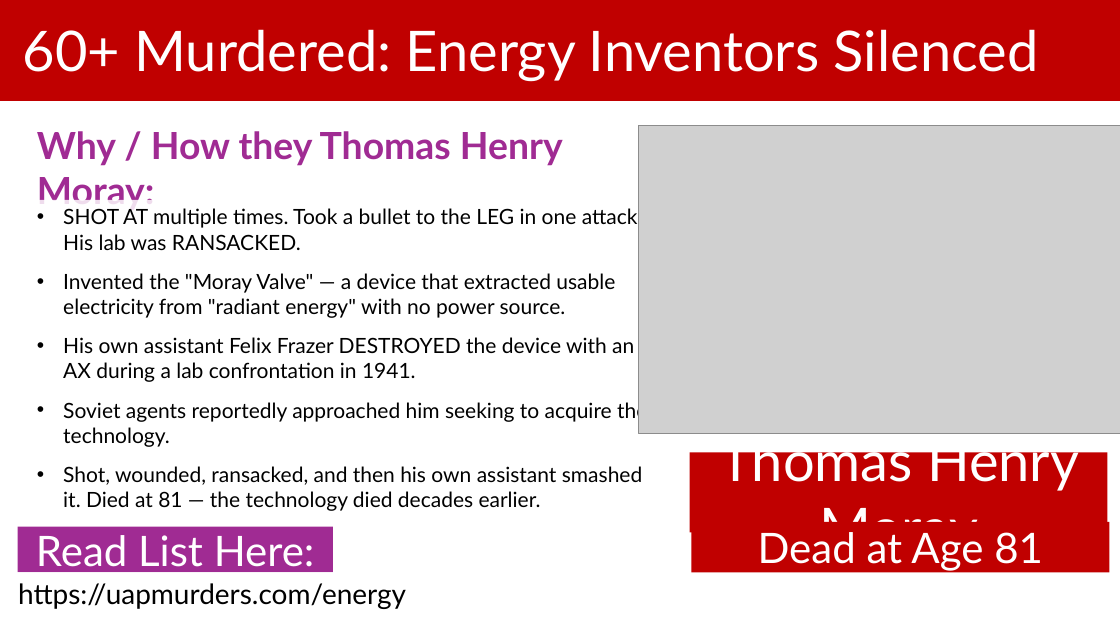
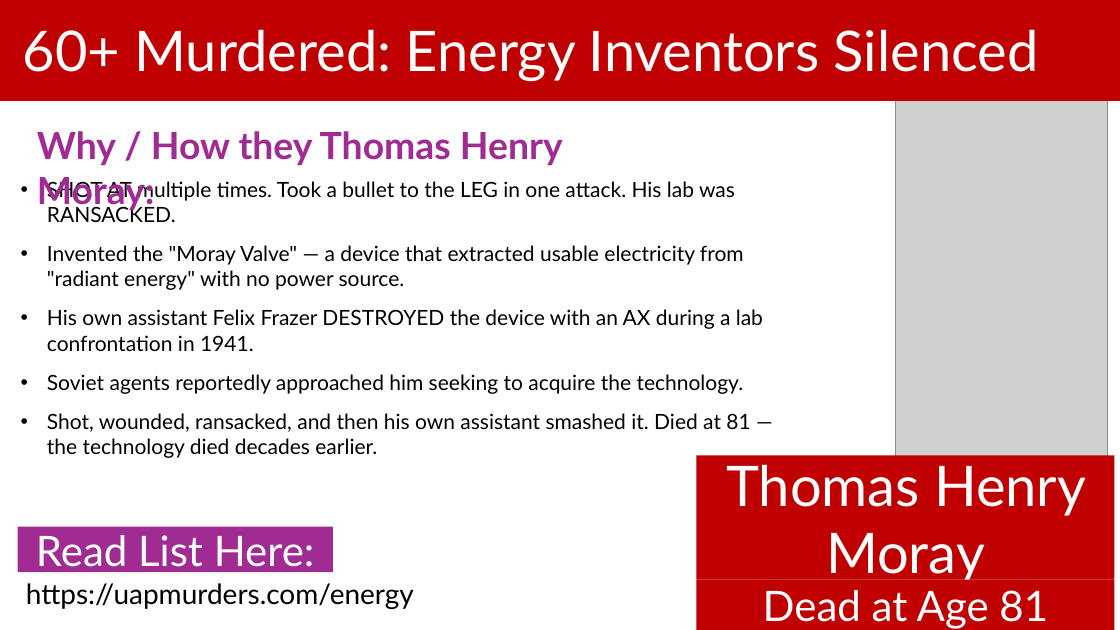
Before and after one commit to BryanStarbuck/UAP_Murder_Docus, a slide deck: slide 31 of Energy/Energy_Murders.pptx (slide 43 before the commit). Drawn at 1120x630 pixels with LibreOffice and Linux fonts; fonts in the diff are those of the drawing; grey boxes stand for pictures. Boxes give left, top, right and bottom in pixels: in the first picture for what was removed or moved away, otherwise in the second. Text is boxed around its words. In the diff, an @@ line names an element or a change of style, - is before the commit and + after.

Commit message:
Update presentation files for Energy, Physics, and UAPs investigations

```diff
--- a/Energy/Energy_Murders.pptx
+++ b/Energy/Energy_Murders.pptx
@@ picture added at (896, 97, 1108, 512) @@
@@ picture removed at (639, 126, 1120, 434) @@
@@ text "SHOT AT multiple times. Took ..." rewrapped from (63, 206, 647, 511) to (47, 178, 763, 458) @@
@@ rectangle "Thomas Henry Moray": place and size @@
-rectangle "Thomas Henry Moray" at (690, 453, 1108, 533)
+rectangle "Thomas Henry Moray" at (697, 455, 1115, 580)
@@ text "https://uapmurders.com/energy" rewrapped from (10, 572, 1084, 614) to (26, 583, 414, 609) @@
@@ text "Dead at Age 81" rewrapped from (691, 522, 1110, 572) to (763, 590, 1048, 629) @@
```
Also in this commit, not shown: 40 other slides changed, 2 slides removed, 2 other files.
